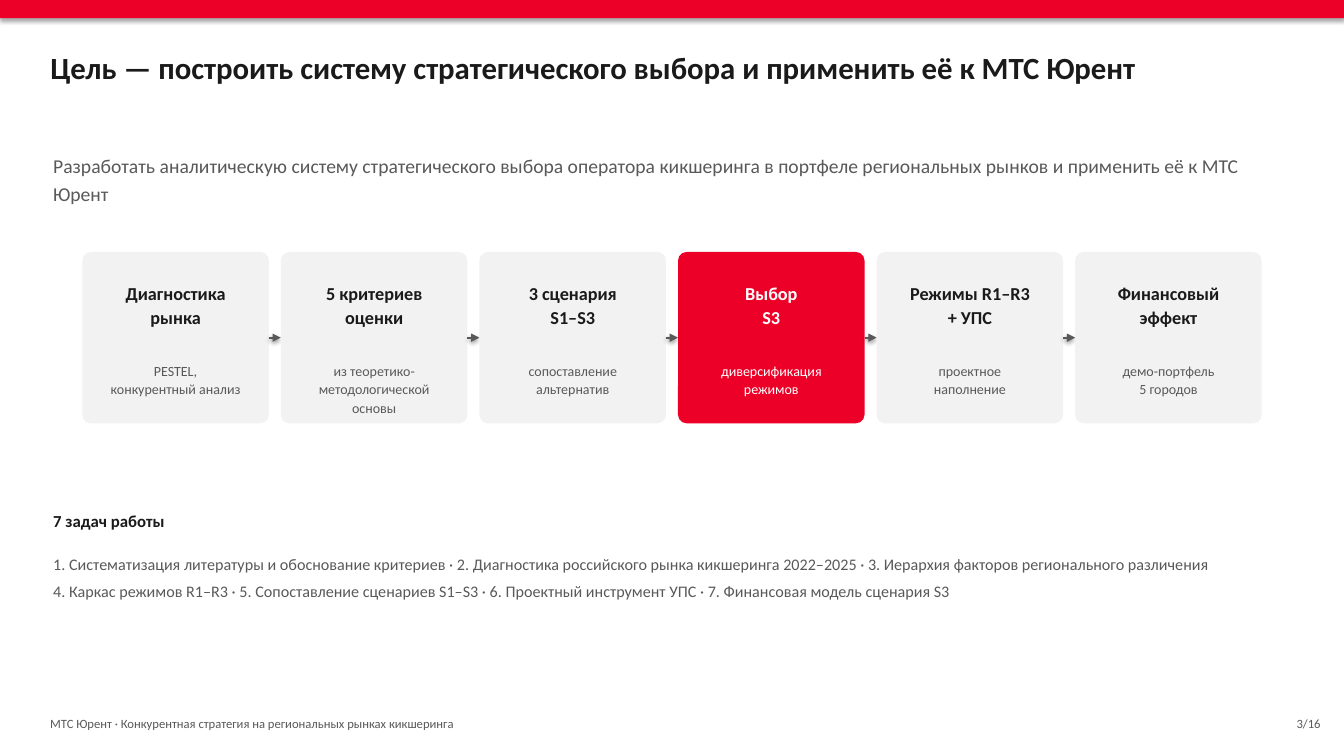
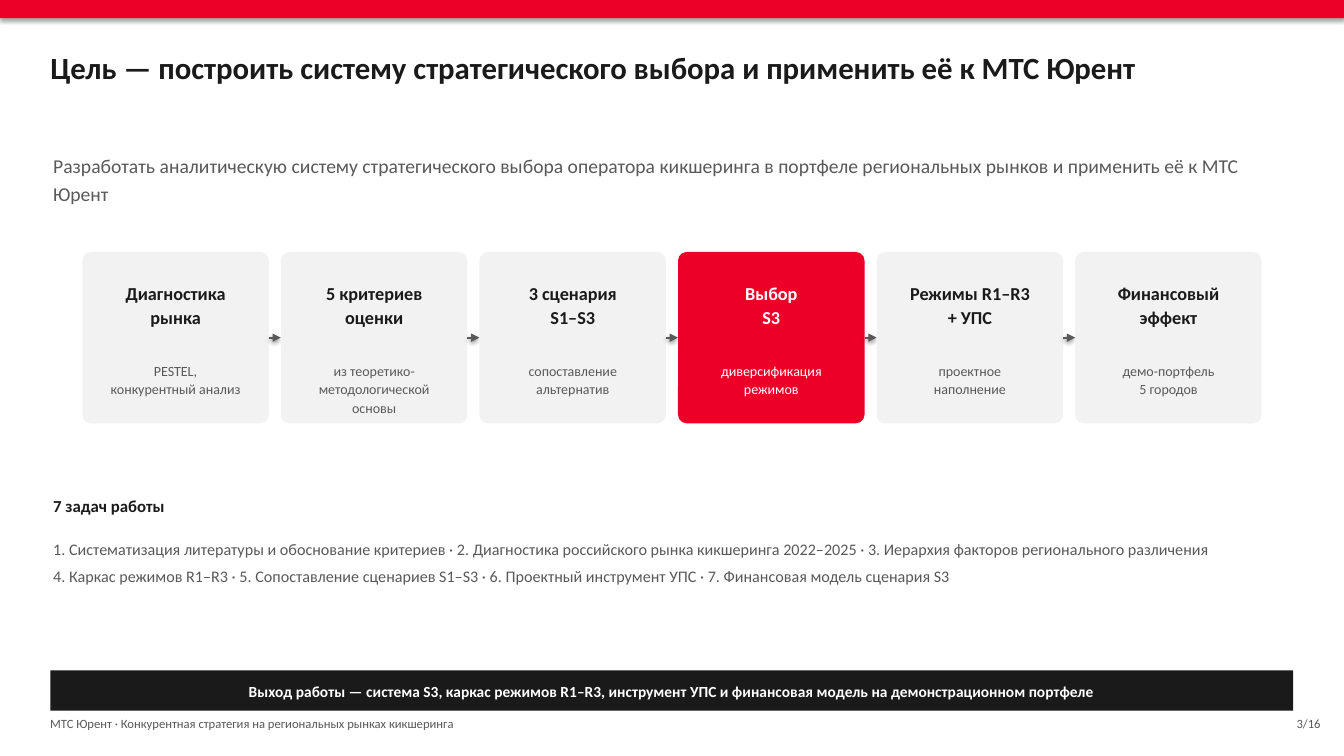
Before and after one commit to alalolop3-hue/-, a slide deck: slide 3 of vkr/VKR_presentation.pptx. Drawn at 1344x756 pixels with LibreOffice and Linux fonts; fonts in the diff are those of the drawing. Boxes give left, top, right and bottom in pixels: in the first picture for what was removed or moved away, otherwise in the second. Text is boxed around its words. In the diff, an @@ line names an element or a change of style, - is before the commit and + after.

```diff
--- a/vkr/VKR_presentation.pptx
+++ b/vkr/VKR_presentation.pptx
@@ text "7 задач работы": place and size @@
-text "7 задач работы" at box(53, 515, 165, 530)
+text "7 задач работы" at box(53, 500, 165, 515)
@@ text "1. Систематизация литературы и обоснование ...": place and size @@
-text "1. Систематизация литературы и обоснование ..." at box(53, 559, 1208, 600)
+text "1. Систематизация литературы и обоснование ..." at box(53, 544, 1208, 585)
@@ rectangle added at box(50, 670, 1294, 711), fill #1A1A1A @@
@@ text added at box(249, 686, 1094, 700), 11 pt, text #FFFFFF, bold @@
+Выход работы — система S3, каркас режимов R1–R3, инструмент УПС и финансовая модель на демонстрационном портфеле
```
Also in this commit, not shown: 13 other slides changed, 4 other files.
